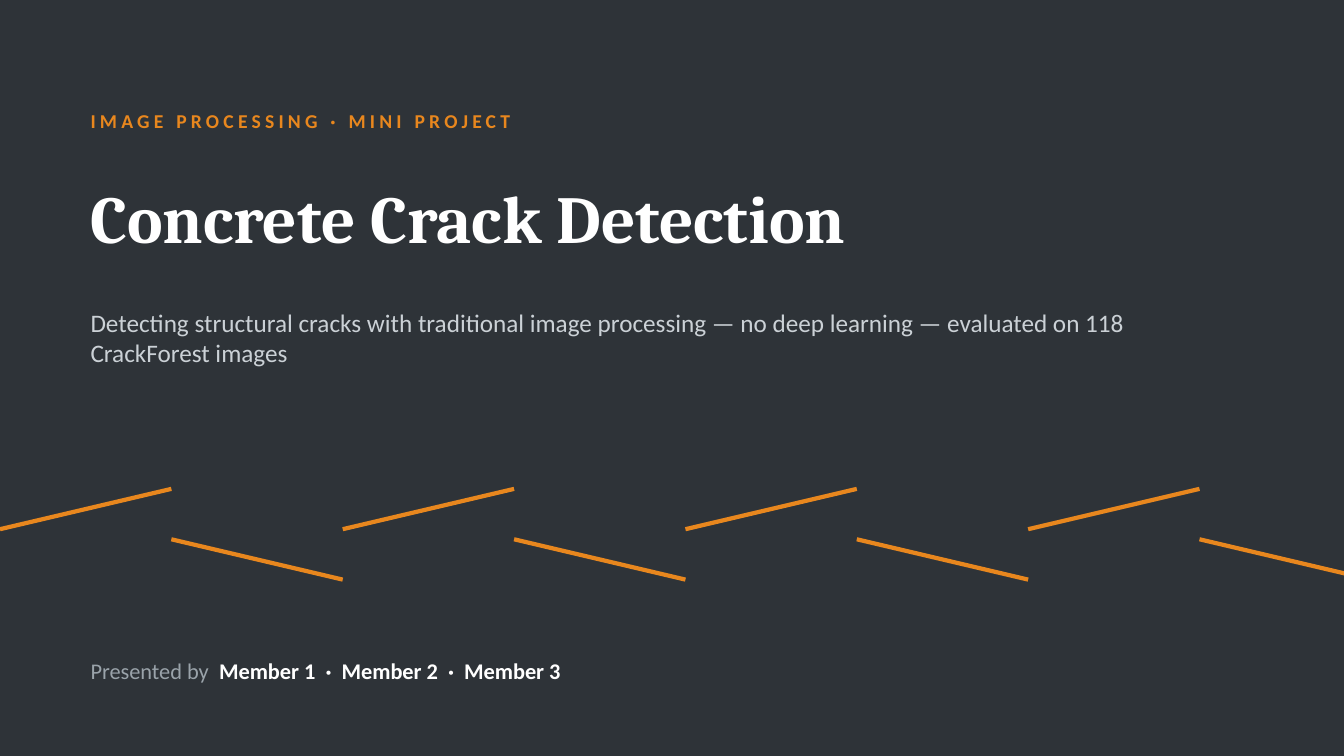
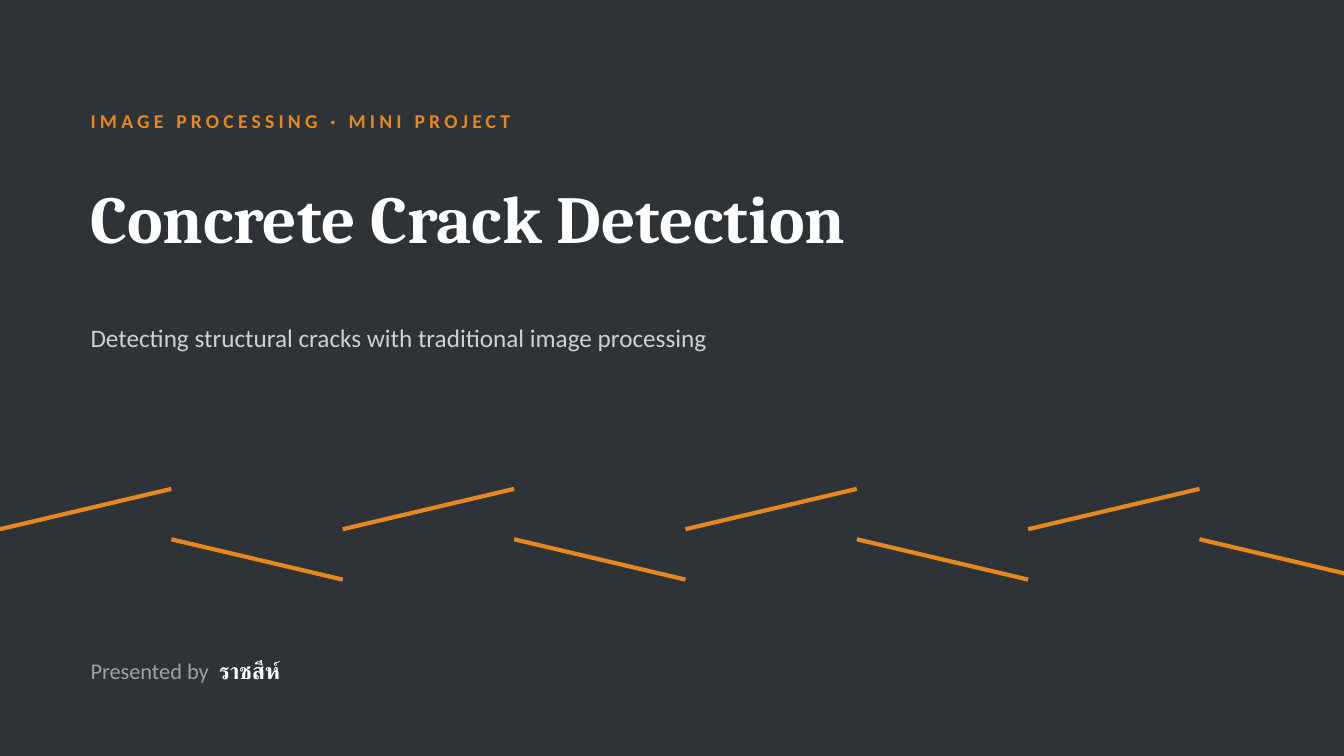
Before and after one commit to petanquex/miniproject-image-processing-concrete-crack-detection, a slide deck: slide 1 of docs/Concrete Crack Detection - Presentation (EN).pptx. Drawn at 1344x756 pixels with LibreOffice and Linux fonts; fonts in the diff are those of the drawing. Boxes give left, top, right and bottom in pixels: in the first picture for what was removed or moved away, otherwise in the second. Text is boxed around its words. In the diff, an @@ line names an element or a change of style, - is before the commit and + after.

```diff
--- a/docs/Concrete Crack Detection - Presentation (EN).pptx
+++ b/docs/Concrete Crack Detection - Presentation (EN).pptx
@@ text at <box>91,329,707,352</box>: text changed @@
-Detecting structural cracks with traditional image processing — no deep learning — evaluated on 118 CrackForest images
+Detecting structural cracks with traditional image processing
@@ text at <box>91,661,280,683</box>: text changed; text colour #FFFFFF to #9AA3AA; bold off @@
-Presented by Member 1 · Member 2 · Member 3
+Presented by ราชสีห์
```
Also in this commit, not shown: 10 other slides changed, 1 slide added, 1 slide removed, 12 other files.
